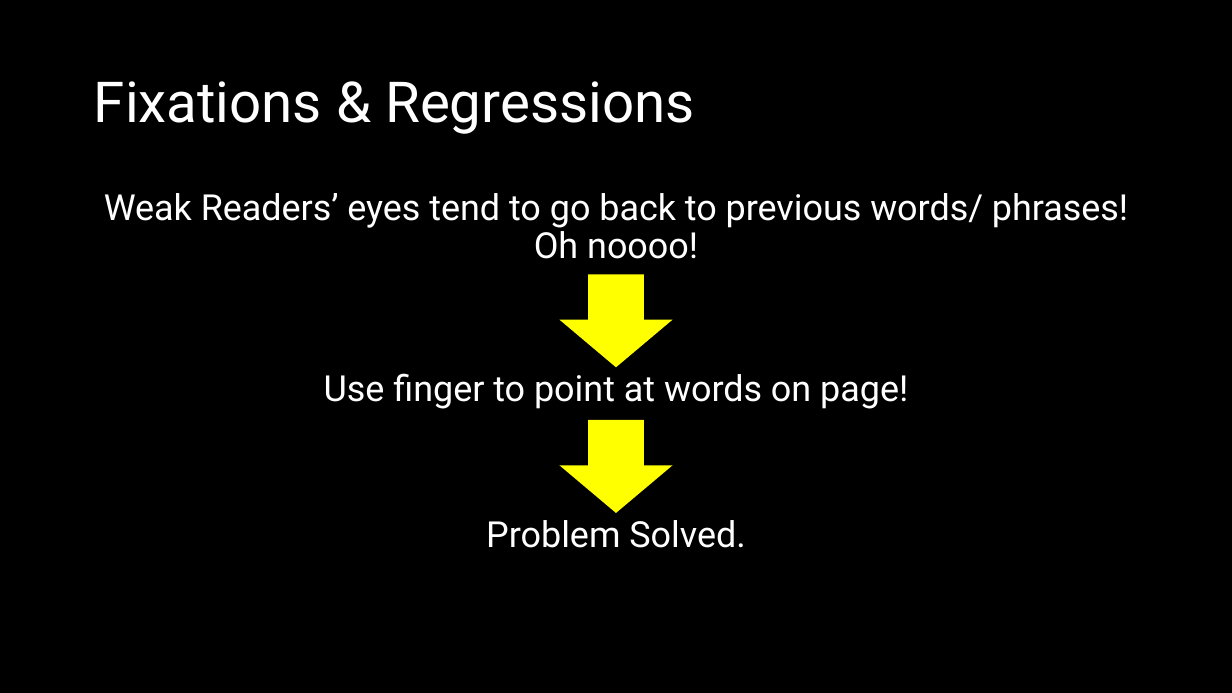
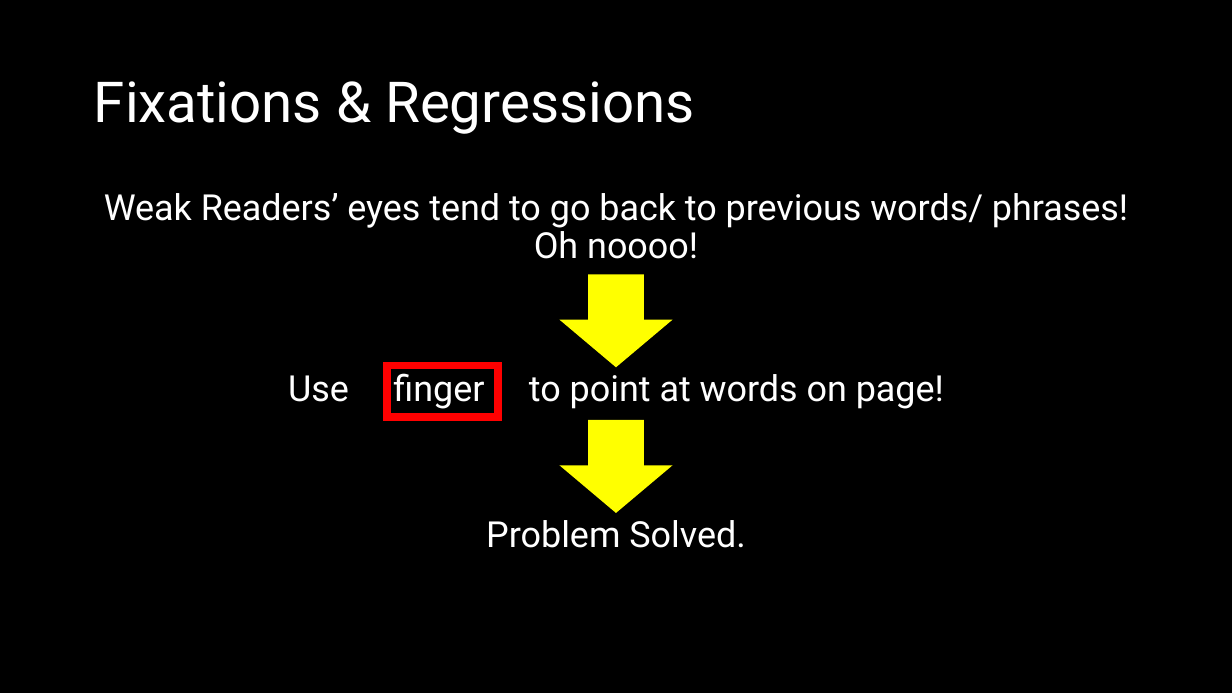
Before and after one commit to shafiqr-kmsw/matricphys, a slide deck: slide 63 of howtoreadbook/slides.pptx. Drawn at 1232x693 pixels with LibreOffice and Linux fonts; fonts in the diff are those of the drawing. Boxes give left, top, right and bottom in pixels: in the first picture for what was removed or moved away, otherwise in the second. Text is boxed around its words. In the diff, an @@ line names an element or a change of style, - is before the commit and + after.

```diff
--- a/howtoreadbook/slides.pptx
+++ b/howtoreadbook/slides.pptx
@@ text "Use finger to point at ..." rewrapped from box(324, 373, 908, 409) to box(288, 368, 944, 409) @@
@@ rectangle added at box(387, 366, 498, 418), outline #FF0000 6 pt @@
```
Also in this commit, not shown: 8 other slides changed, 1 other file.
